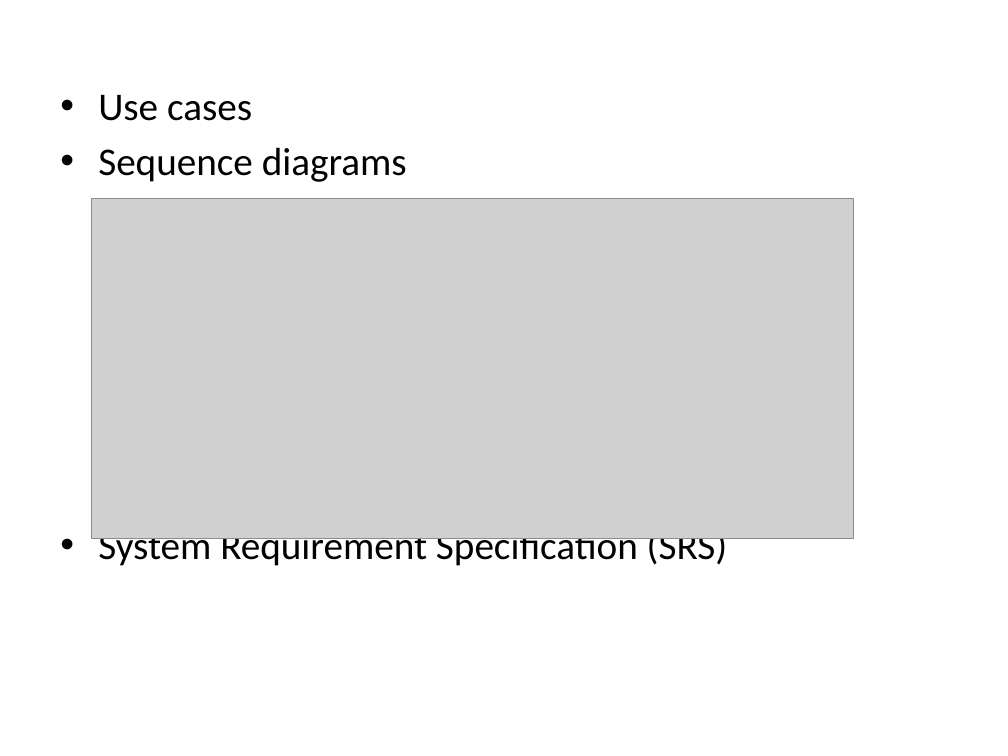
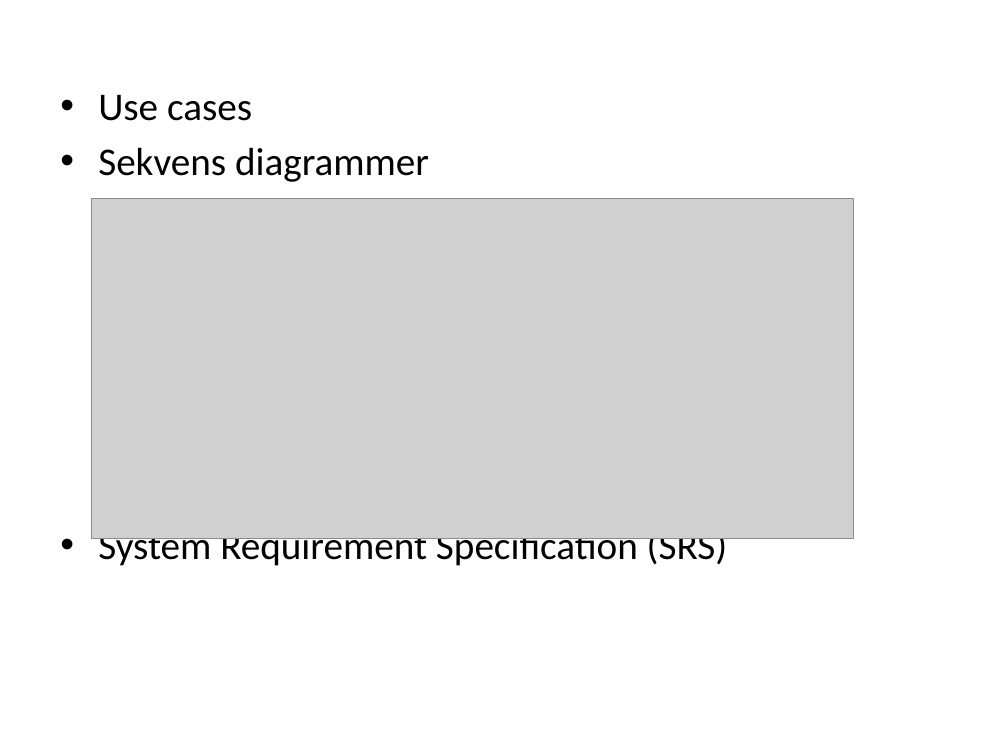
Before and after one commit to ahpoder/masterofit2009, a slide deck: slide 13 of syseng_hwco/proj/Artifact/Presentations/Presentation_11_02_11.pptx. Drawn at 1008x756 pixels with LibreOffice and Linux fonts; fonts in the diff are those of the drawing; grey boxes stand for pictures. Boxes give left, top, right and bottom in pixels: in the first picture for what was removed or moved away, otherwise in the second. Text is boxed around its words. In the diff, an @@ line names an element or a change of style, - is before the commit and + after.

```diff
--- a/syseng_hwco/proj/Artifact/Presentations/Presentation_11_02_11.pptx
+++ b/syseng_hwco/proj/Artifact/Presentations/Presentation_11_02_11.pptx
@@ text at [98, 147, 429, 182]: text changed @@
-• Sequence diagrams
+• Sekvens diagrammer
```
Also in this commit, not shown: 2 other slides changed.
